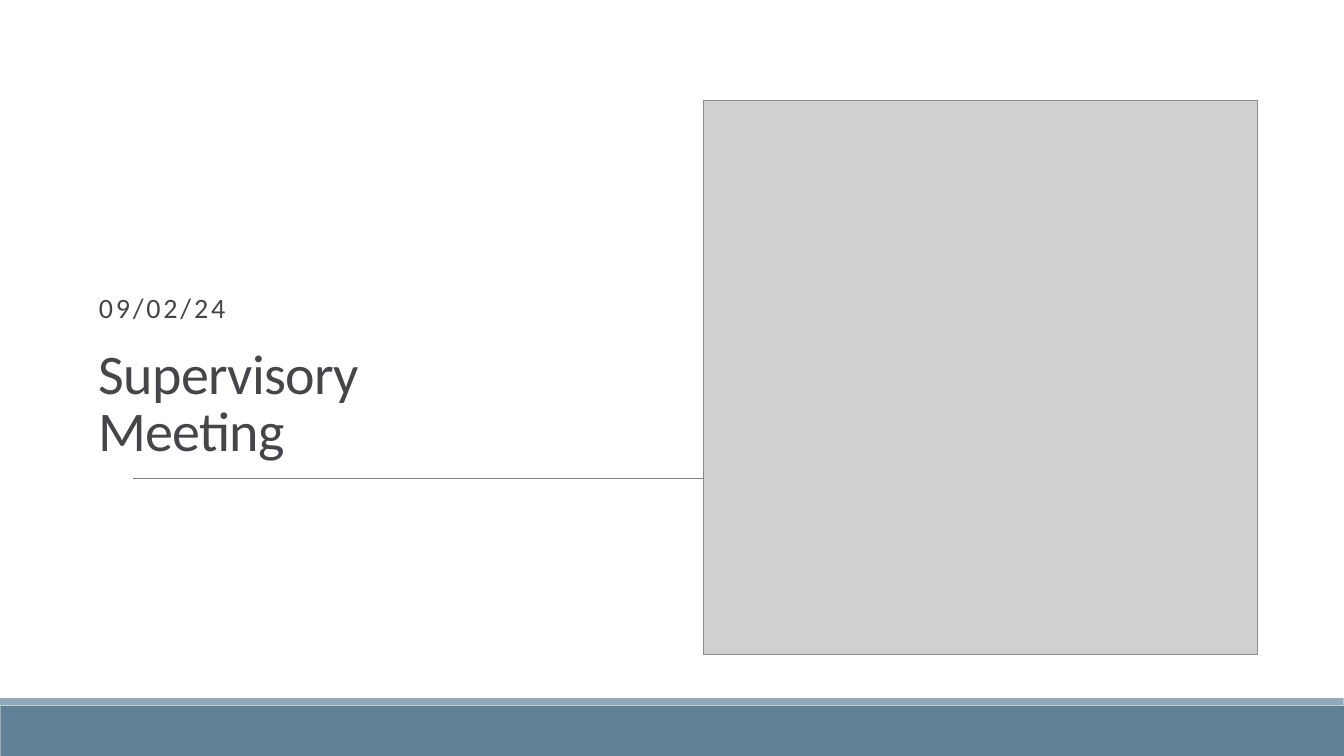
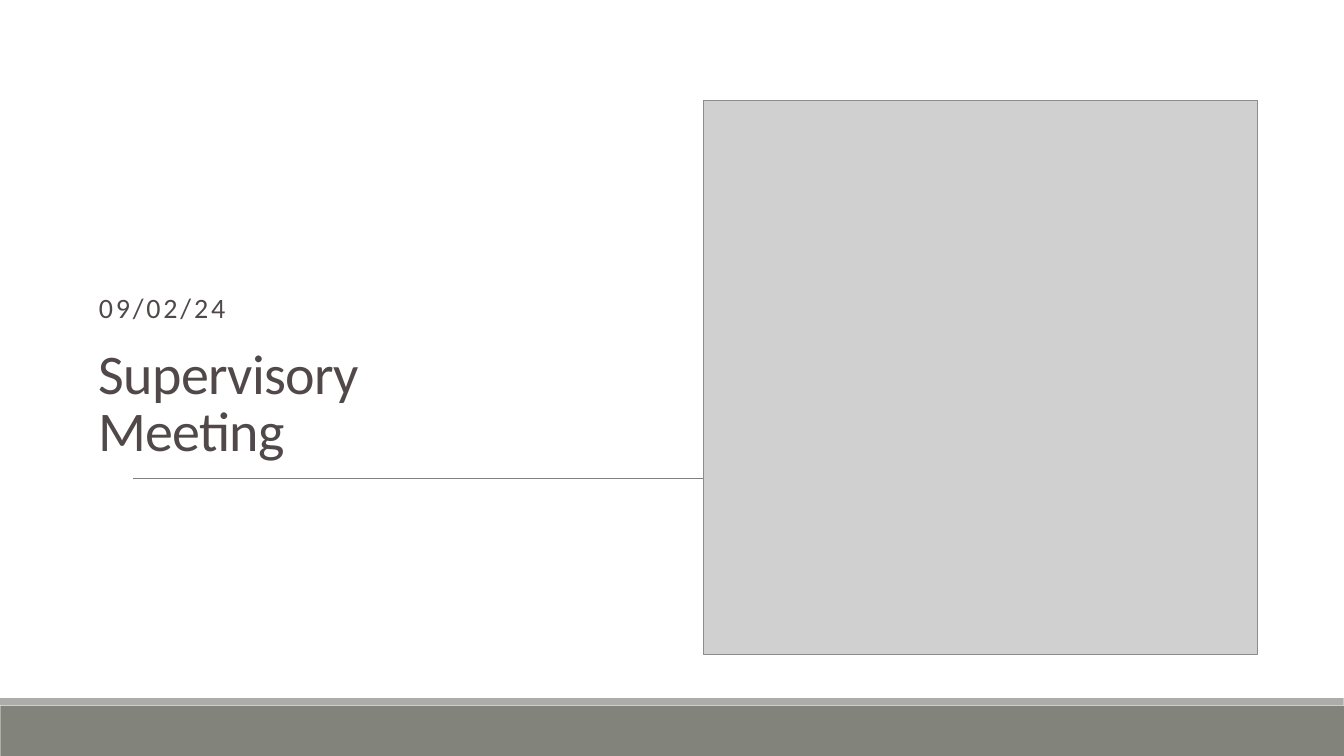
Before and after one commit to ofithcheallaigh/phd, a slide deck: slide 1 of Presentations/Supervisor Meetings/2024/20240209.pptx. Drawn at 1344x756 pixels with LibreOffice and Linux fonts; fonts in the diff are those of the drawing; grey boxes stand for pictures. Boxes give left, top, right and bottom in pixels: in the first picture for what was removed or moved away, otherwise in the second. Text is boxed around its words. In the diff, an @@ line names an element or a change of style, - is before the commit and + after.

Commit message:
changed the format of the slides (i.e. theme)

```diff
--- a/Presentations/Supervisor Meetings/2024/20240209.pptx
+++ b/Presentations/Supervisor Meetings/2024/20240209.pptx
@@ rectangle at [0,706,1344,756]: fill #618197 to #82847C @@
@@ rectangle at [0,699,1344,706]: fill #92A9B9 to #ACADA8 @@
```
Also in this commit, not shown: 4 other slides changed.
